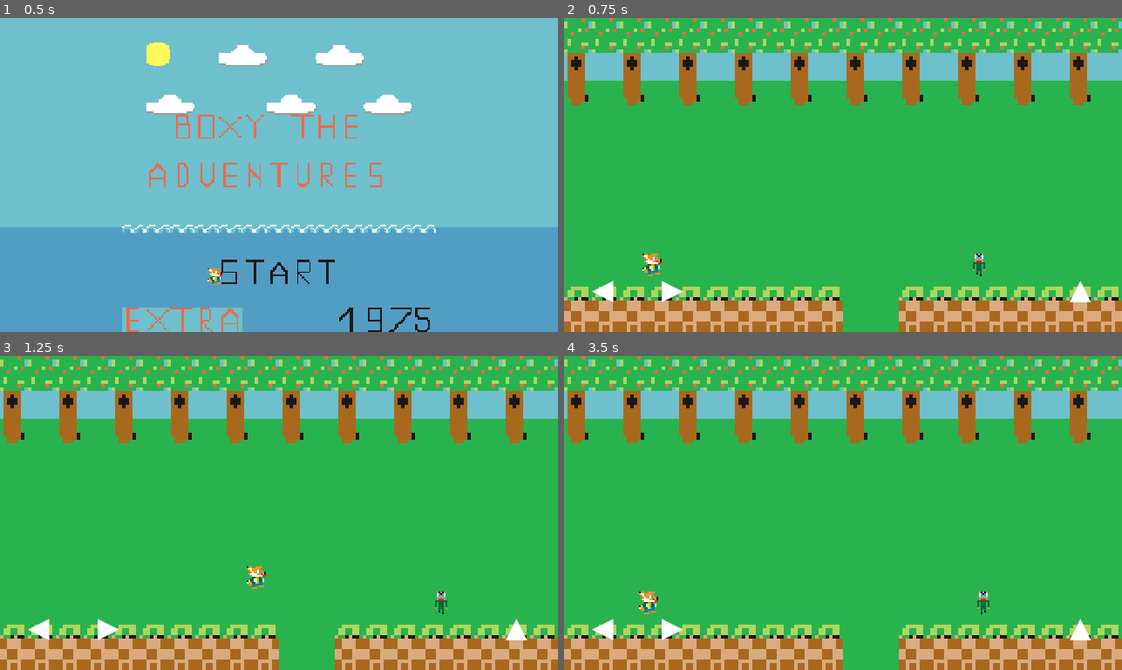
Above: before the commit, frames 1-4 (two rows, left to right).
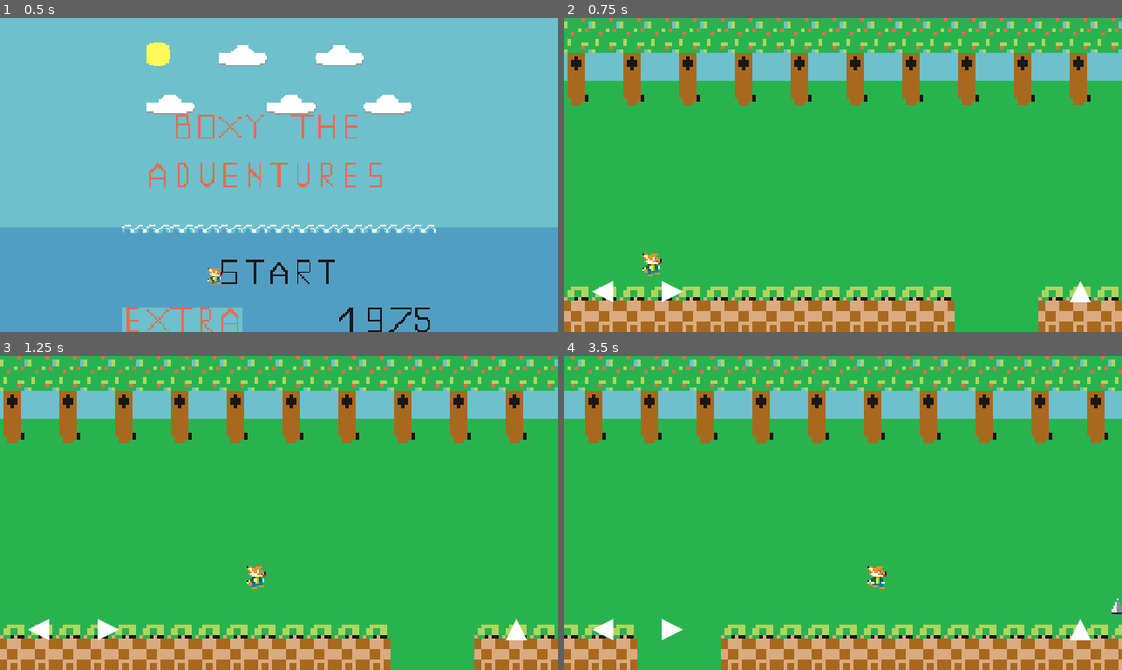
Above: after the commit, the same moments.

Repository: JACKHACKER2021/Boxy-The-Game
Game: Godot game, scene res://scenes/menu.tscn
The game is run twice, just before and just after one commit, with the same random seed, the same clock (stepped at 60 frames per second) and the same inputs.
Inputs (mouse positions are in pixels of both pictures, inside the frame that each line leads up to):
- Up to frame 1 (0.5 s): no input
- Up to frame 2 (0.75 s): tap Enter (accept) at 0.5 s; move the mouse to (965, 159) at 0.52 s; hold Right (right) from 0.53 s (still down); hold Enter (accept) from 0.53 s (still down); click (965, 159) at 0.67 s
- Up to frame 3 (1.25 s): keep holding Right (right); keep holding Enter (accept); tap Space (jump) at 0.77 s
- Up to frame 4 (3.5 s): move the mouse to (731, 528) at 1.27 s; release Enter (accept) at 1.28 s; tap Enter (accept) at 1.35, 2.85 s; tap Space (jump) at 1.52, 3.02 s; move the mouse to (898, 443) at 2.02 s; release Right (right) at 2.03 s; hold Left (left) 2.03-2.78 s; hold Enter (accept) 2.03-2.78 s; move the mouse to (815, 575) at 2.77 s; hold Right (right) from 2.78 s (still down); click (815, 575) at 2.92 s

Frame 1 is identical in both runs. In frame 2, 3.2% of the frame differs, in the area x 50-85%, y 75-100%; in frame 3, 3.2%; in frame 4, 24%, in the area x 0-100%, y 0-100%.

Commit message:
Expand Hillwood Act 1 into a full platformer level with pits, spikes, moving platforms and a finish flag
Co-Authored-By: Claude Opus 5.5 <noreply@anthropic.com>
Claude-Session: https://claude.ai/code/session_01Q8zjhR1GcSa2iYf5fxddy1

Diff:
--- a/game/scripts/main.gd
+++ b/game/scripts/main.gd
@@ -9,18 +9,18 @@
 # . = vzduch, # = tráva, d = hlína, ~ = hladina, w = voda
 # P = start hráče, M = Dr. Maniac
 const LEVEL := [
-	"..........................................................................................",
-	"..........................................................................................",
-	"..........................................................................................",
-	"..........................................................................................",
-	"..........................................................................................",
-	"..............................###.................###.....................................",
-	".............................................................................####.........",
-	"....................####.......................M..................######..................",
-	"..P...........M..............................#######......M...............................",
-	"##########..##########....############.....##########..###########..###########.....######",
-	"dddddddddd..dddddddddd....dddddddddddd.....dddddddddd..ddddddddddd..ddddddddddd.....dddddd",
-	"~~~~~~~~~~~~~~~~~~~~~~~~~~~~~~~~~~~~~~~~~~~~~~~~~~~~~~~~~~~~~~~~~~~~~~~~~~~~~~~~~~~~~~~~~~",
+	"................................................................................................................................................",
+	"................................................................................................................................................",
+	"................................................................................................................................................",
+	"................................................................................................................................................",
+	"................................................................................................................................................",
+	"................................................................................##...##...##....................................................",
+	".................................................###..............................................####..........................................",
+	"..............................................###ddd.....................................................###....................................",
+	"..P............................^.....^^....###dddddd..................M.......^^^^^^^^^^^^^^^^.....M.............=.......=................F.....",
+	"##############...##########################ddddddddd.....=........############################################....................##############",
+	"dddddddddddddd...ddddddddddddddddddddddddddddddddddd..............dddddddddddddddddddddddddddddddddddddddddddd....................dddddddddddddd",
+	"~~~~~~~~~~~~~~~~~~~~~~~~~~~~~~~~~~~~~~~~~~~~~~~~~~~~~~~~~~~~~~~~~~~~~~~~~~~~~~~~~~~~~~~~~~~~~~~~~~~~~~~~~~~~~~~~~~~~~~~~~~~~~~~~~~~~~~~~~~~~~~~~",
 ]
 
 func _ready() -> void:
@@ -52,6 +52,7 @@
 				p.set_script(load("res://scripts/player.gd"))
 				p.position = pos
 				p.name = "Player"
+				p.z_index = 10
 				add_child(p)
 			elif c == "M":
 				var e := Area2D.new()
@@ -59,7 +60,120 @@
 				e.position = pos
 				add_child(e)
 				e.setup("res://assets/sprites/dr-maniac-classic.png")
+				e.z_index = 5
+			elif c == "^":
+				_add_spikes(pos)
+			elif c == "=":
+				_add_moving_platform(pos)
+			elif c == "F":
+				_add_finish(pos)
 	_build_touch_controls()
+
+func _pixel_texture(rows: Array, colors: Dictionary) -> ImageTexture:
+	var img := Image.create(16, 16, false, Image.FORMAT_RGBA8)
+	for y in rows.size():
+		for x in rows[y].length():
+			var ch: String = rows[y][x]
+			if colors.has(ch):
+				img.set_pixel(x, y, colors[ch])
+	return ImageTexture.create_from_image(img)
+
+func _add_spikes(pos: Vector2) -> void:
+	# ostny – dotek = návrat na start
+	var spr := Sprite2D.new()
+	spr.texture = _pixel_texture([
+		"", "", "", "", "", "", "",
+		"...w.......w....",
+		"...g.......g....",
+		"..wgg.....wgg...",
+		"..wgg.....wgg...",
+		".wwggg...wwggg..",
+		".wwggg...wwggg..",
+		"wwwgggg.wwwgggg.",
+		"wwwgggg.wwwgggg.",
+		"kkkkkkkkkkkkkkkk",
+	], {"w": Color8(230, 230, 230), "g": Color8(140, 140, 150), "k": Color8(40, 40, 50)})
+	spr.position = pos
+	spr.z_index = 4
+	add_child(spr)
+	var hit := Area2D.new()
+	var col := CollisionShape2D.new()
+	var r := RectangleShape2D.new()
+	r.size = Vector2(12, 7)
+	col.shape = r
+	col.position = Vector2(0, 4)
+	hit.add_child(col)
+	hit.position = pos
+	hit.body_entered.connect(func(b): if b.has_method("die"): b.die())
+	add_child(hit)
+
+func _add_moving_platform(pos: Vector2) -> void:
+	# plošina ze 3 dlaždic trávy, jezdí doprava a zpět
+	var body := AnimatableBody2D.new()
+	body.position = pos
+	body.z_index = 3
+	for i in 3:
+		var spr := Sprite2D.new()
+		spr.texture = Sprites.tile(TILES, T["#"])
+		spr.position = Vector2(i * 16, 0)
+		body.add_child(spr)
+	var col := CollisionShape2D.new()
+	var r := RectangleShape2D.new()
+	r.size = Vector2(48, 16)
+	col.shape = r
+	col.position = Vector2(16, 0)
+	col.one_way_collision = true
+	body.add_child(col)
+	add_child(body)
+	var tw := create_tween().set_loops().set_process_mode(Tween.TWEEN_PROCESS_PHYSICS)
+	tw.tween_property(body, "position:x", pos.x + 80, 2.0).set_trans(Tween.TRANS_SINE)
+	tw.tween_property(body, "position:x", pos.x, 2.0).set_trans(Tween.TRANS_SINE)
+
+func _add_finish(pos: Vector2) -> void:
+	# cílová vlajka
+	var spr := Sprite2D.new()
+	spr.texture = _pixel_texture([
+		"..kooooooo......",
+		"..kooyyoooo.....",
+		"..koyooyooooo...",
+		"..koooyoooooooo.",
+		"..kooyoyooooo...",
+		"..kooooooooo....",
+		"..koooooo.......",
+		"..k.............",
+		"..k.............",
+		"..k.............",
+		"..k.............",
+		"..k.............",
+		"..k.............",
+		"..k.............",
+		".kkk............",
+		"kkkkk...........",
+	], {"k": Color8(60, 40, 30), "o": Color8(246, 146, 30), "y": Color8(255, 240, 80)})
+	spr.position = pos
+	add_child(spr)
+	var hit := Area2D.new()
+	var col := CollisionShape2D.new()
+	var r := RectangleShape2D.new()
+	r.size = Vector2(16, 32)
+	col.shape = r
+	hit.add_child(col)
+	hit.position = pos
+	hit.body_entered.connect(_on_finish)
+	add_child(hit)
+
+func _on_finish(body: Node) -> void:
+	if not body.has_method("die"):
+		return
+	body.set_physics_process(false)
+	var ui := CanvasLayer.new()
+	add_child(ui)
+	var l := Label.new()
+	l.text = "HILLWOOD ACT 1 – HOTOVO!"
+	l.position = Vector2(70, 70)
+	ui.add_child(l)
+	await get_tree().create_timer(3.0).timeout
+	get_tree().change_scene_to_file("res://scenes/menu.tscn")
 
 func _add_tile(pos: Vector2, key: String) -> void:
 	var s := Sprite2D.new()
--- a/game/scripts/player.gd
+++ b/game/scripts/player.gd
@@ -27,6 +27,7 @@
 	cam.limit_top = 0
 	cam.limit_bottom = 180
 	cam.limit_left = 0
+	cam.limit_right = get_parent().LEVEL[0].length() * 16
 	add_child(cam)
 
 func _physics_process(delta: float) -> void:
